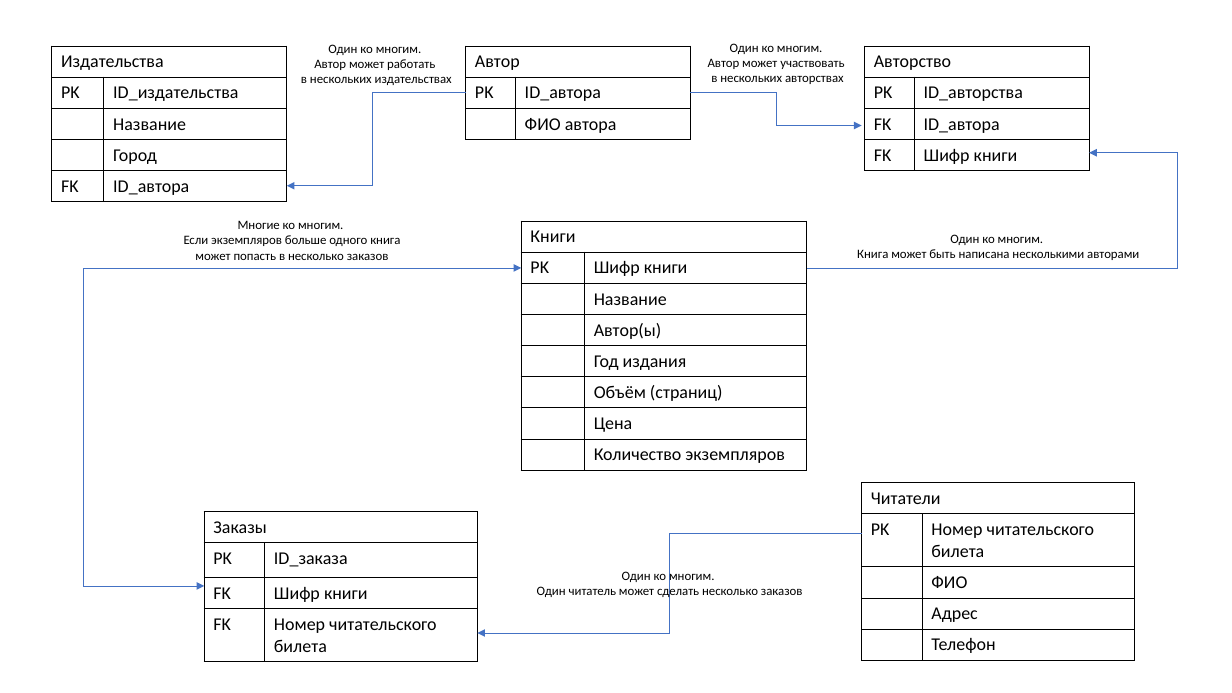
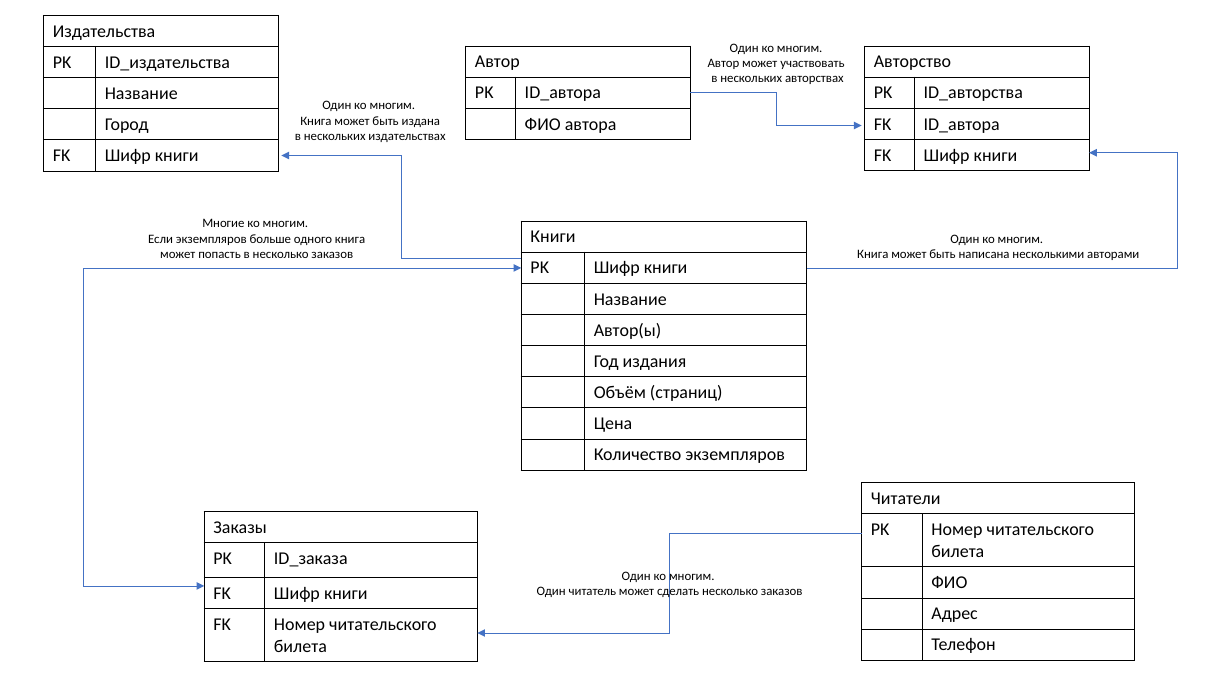
Before and after one commit to vadimshergin/1T_2_1, a slide deck: slide 1 of Библиотека.pptx. Drawn at 1232x693 pixels with LibreOffice and Linux fonts; fonts in the diff are those of the drawing. Boxes give left, top, right and bottom in pixels: in the first picture for what was removed or moved away, otherwise in the second. Text is boxed around its words. In the diff, an @@ line names an element or a change of style, - is before the commit and + after.

Commit message:
Изменена связь в таблицах Автор-Издательство на Книги-Издательства

```diff
--- a/Библиотека.pptx
+++ b/Библиотека.pptx
@@ table at (43, 16, 278, 170) @@
-row 5, column 2: ID_автора
+row 5, column 2: Шифр книги
@@ table: place and size @@
-table at (52, 46, 287, 201)
+table at (43, 16, 278, 170)
@@ text "Один ко многим.": place and size @@
-text "Один ко многим." at (301, 44, 452, 85)
+text "Один ко многим." at (295, 100, 445, 142)
@@ text at (300, 116, 440, 127): text changed @@
-Автор может работать
+Книга может быть издана
@@ elbow arrow moved from (466, 92) - (287, 186) to (521, 258) - (282, 155) @@
@@ text "Многие ко многим.": place and size @@
-text "Многие ко многим." at (184, 220, 400, 260)
+text "Многие ко многим." at (148, 218, 365, 258)
```
Also in this commit, not shown: 1 other file.
